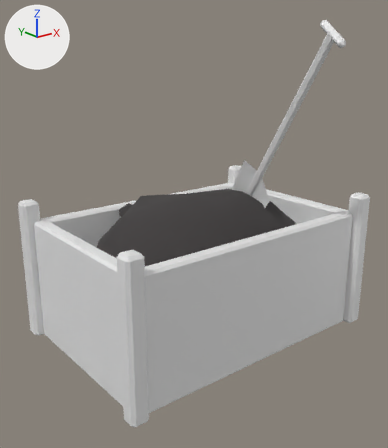
The glTF model 3D/props/smithy/models/SE_CoalBin.glb, before and after one commit.
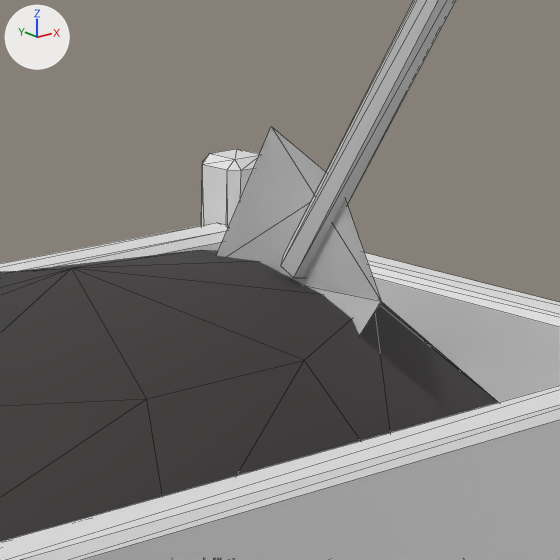
Each version is shown whole from a 50 mm lens placed at (-1.382, -1.7, 1.168), pointed at (-0.073, -0.064, 0.514), then close up on the part from 47% to 80% of the width and 29% to 58% of the height. Arrows for +X, +Y and +Z are at upper left; the lights stay in place. The first two pictures are the older version. The close-ups show mesh edges as thin lines. Objects named as collision shapes, trigger or cutter boxes, shadow casters or lower levels of detail are left out. Vertices at exactly the same position are counted once.

Script lines for the objects in view, before the commit:
```python
me_se_coalbin = bpy.data.meshes.new('SE_CoalBin')
me_se_coalbin.from_pydata(...)  # 314 vertices, 551 faces; spans x -0.615..0.615, y -0.567..0.425, z 0.0..1.283
# faces by material slot: [416, 130, 5]
me_se_coalbin.materials.append(mat_mi_woodtrim)  # its picture is missing
me_se_coalbin.materials.append(mat_mi_smithy_coal)  # dark grey #3f3c3c
me_se_coalbin.materials.append(mat_mi_metalornaments)  # its picture is missing
ob_se_coalbin = bpy.data.objects.new('SE_CoalBin', me_se_coalbin)
ob_se_coalbin.location = (0.0, 0.0, 0.0)
```
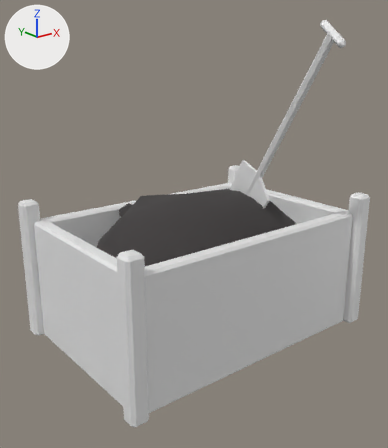
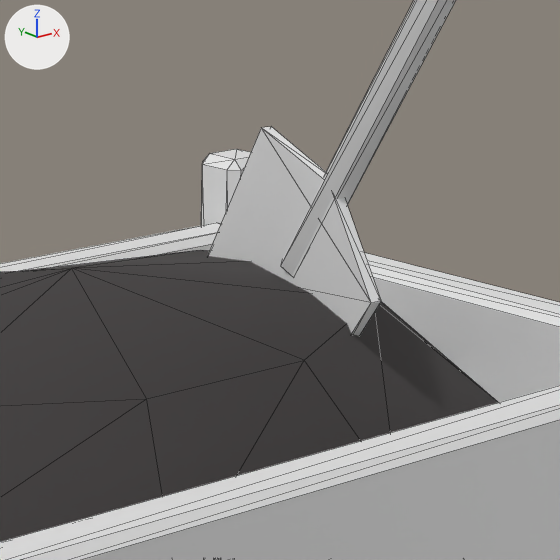
Changed parts and their boxes (x1, y1, x2, y2) in the close-ups (560 x 560 px):
part 1 of me_se_coalbin, built on: before (216, 127, 381, 301); after (207, 127, 381, 336)

The change, as a list of edits to the scene's bpy script:
```text
Change me_se_coalbin:
    used by ob_se_coalbin; location = (0.0, 0.0, 0.0)
    remove me_se_coalbin.from_pydata(...)  # 314 vertices, 551 faces; spans x -0.615..0.615, y -0.567..0.425, z 0.0..1.283
    add me_se_coalbin.from_pydata(...)  # 319 vertices, 562 faces; spans x -0.615..0.615, y -0.567..0.425, z 0.0..1.283
    me_se_coalbin part 1
    2 faces are deleted
    5 vertices are added at (0.201, -0.208, 0.595), (0.235, -0.014, 0.733), (0.254, 0.091, 0.563), (0.223, -0.087, 0.437), (0.214, -0.133, 0.697)
    13 new faces join them, mat_mi_metalornaments (its picture is missing)
```
